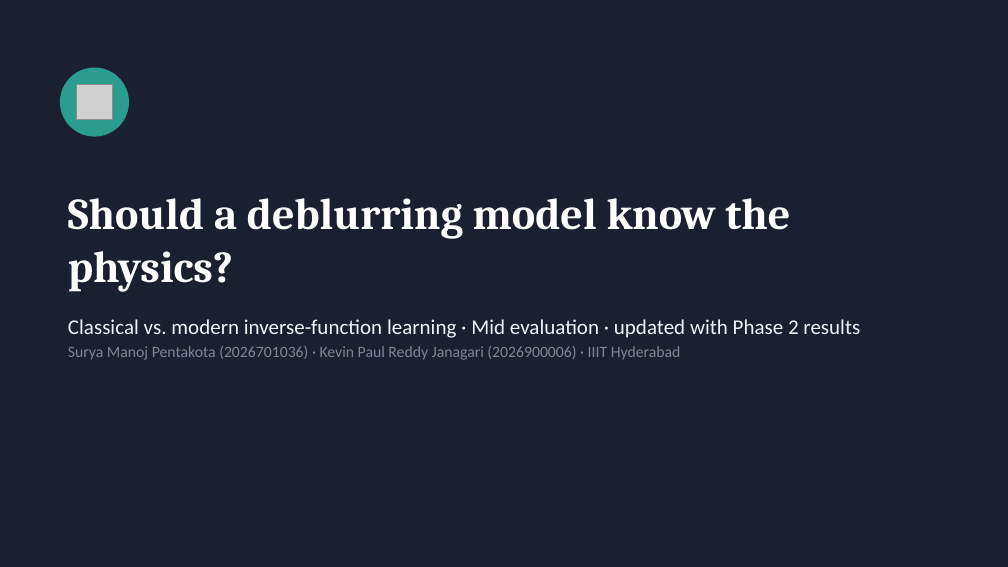
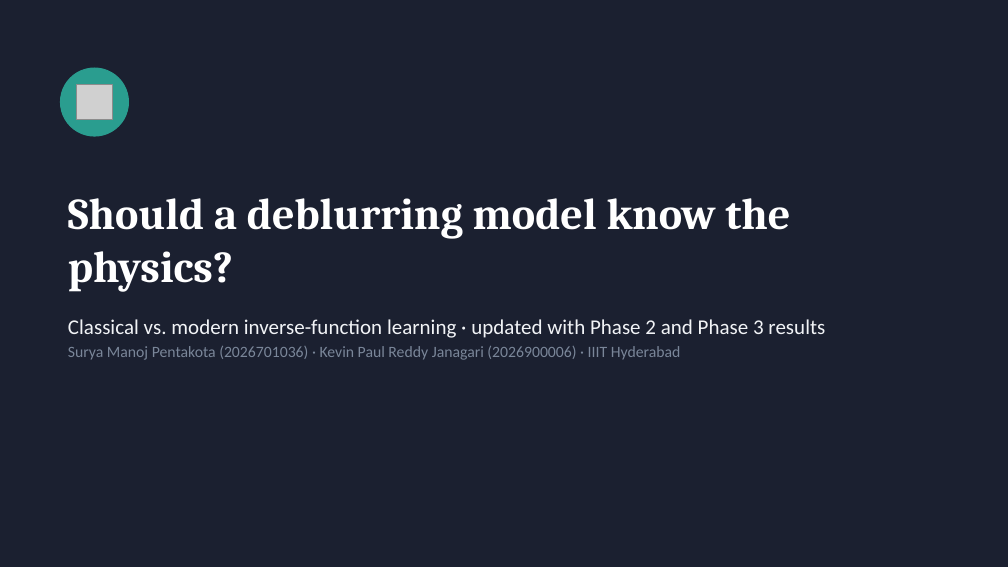
Before and after one commit to suryamanoj4/Inverse-Deblur, a slide deck: slide 1 of report/mid_evaluation.pptx. Drawn at 1008x567 pixels with LibreOffice and Linux fonts; fonts in the diff are those of the drawing; grey boxes stand for pictures. Boxes give left, top, right and bottom in pixels: in the first picture for what was removed or moved away, otherwise in the second. Text is boxed around its words. In the diff, an @@ line names an element or a change of style, - is before the commit and + after.

```diff
--- a/report/mid_evaluation.pptx
+++ b/report/mid_evaluation.pptx
@@ text at [68, 319, 825, 338]: text changed @@
-Classical vs. modern inverse-function learning · Mid evaluation · updated with Phase 2 results
+Classical vs. modern inverse-function learning · updated with Phase 2 and Phase 3 results
```
Also in this commit, not shown: 2 other slides changed, 6 slides added, 1 slide removed, 1 other file.
